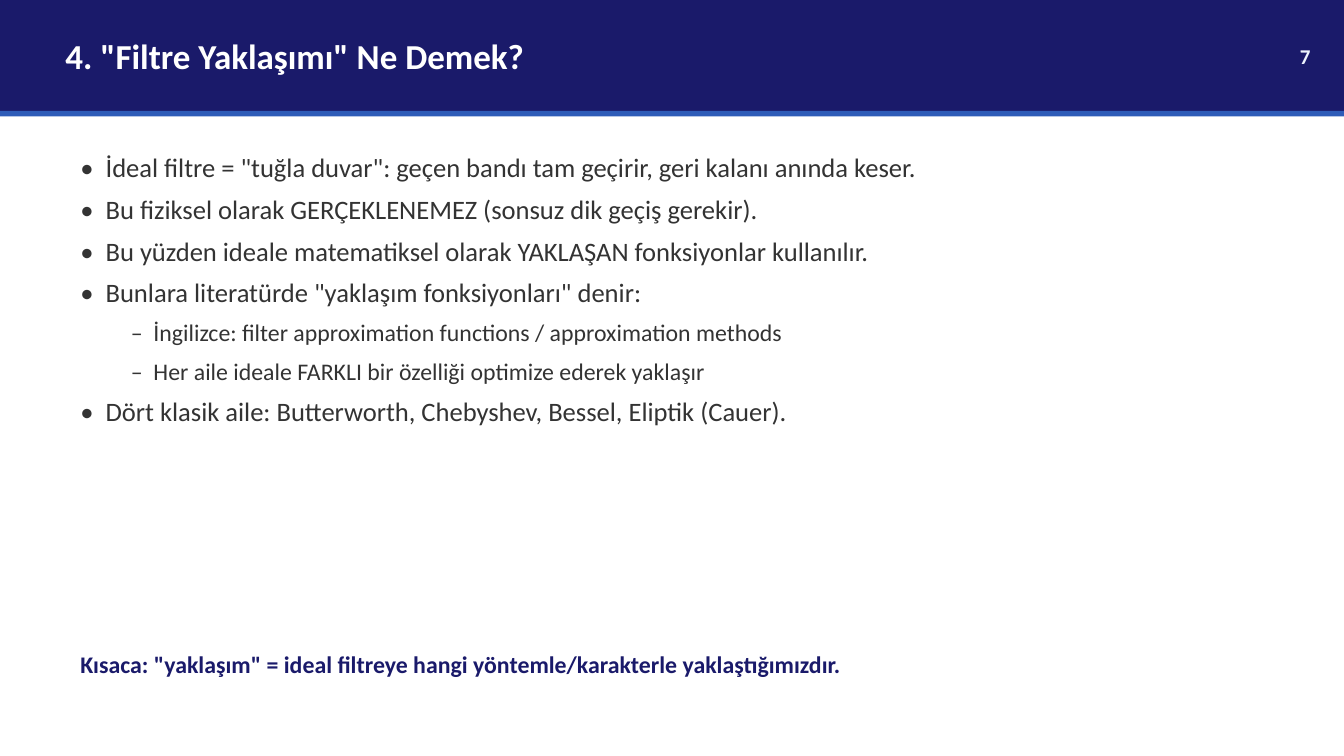
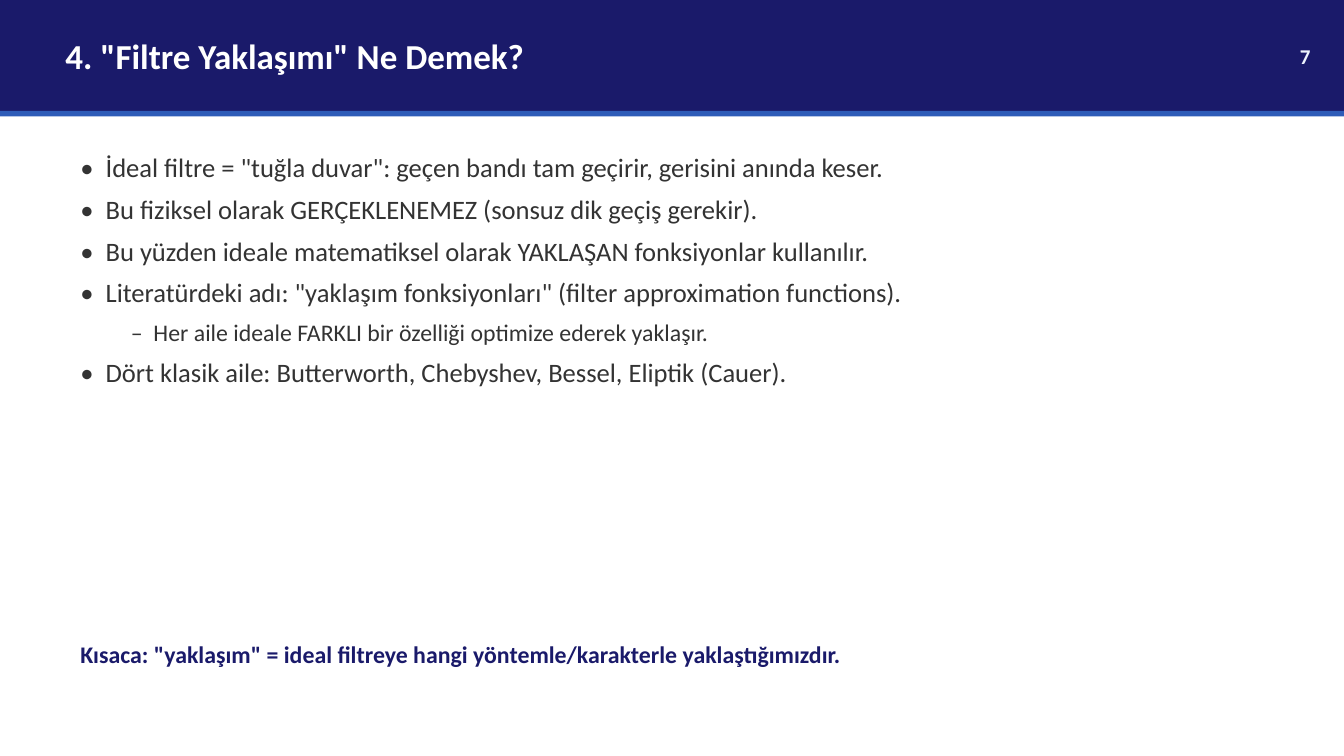
Before and after one commit to selinacr/selin, a slide deck: slide 7 of analog-filtre-tez/EEM537_Sunum_SelinACAR.pptx. Drawn at 1344x756 pixels with LibreOffice and Linux fonts; fonts in the diff are those of the drawing. Boxes give left, top, right and bottom in pixels: in the first picture for what was removed or moved away, otherwise in the second. Text is boxed around its words. In the diff, an @@ line names an element or a change of style, - is before the commit and + after.

```diff
--- a/analog-filtre-tez/EEM537_Sunum_SelinACAR.pptx
+++ b/analog-filtre-tez/EEM537_Sunum_SelinACAR.pptx
@@ text at [106, 155, 883, 182]: text changed @@
-• İdeal filtre = "tuğla duvar": geçen bandı tam geçirir, geri kalanı anında keser.
+• İdeal filtre = "tuğla duvar": geçen bandı tam geçirir, gerisini anında keser.
@@ text at [106, 282, 901, 345]: text changed; size 17 to 19 pt @@
-• Bunlara literatürde "yaklaşım fonksiyonları" denir:
-  – İngilizce: filter approximation functions / approximation methods
-  – Her aile ideale FARKLI bir özelliği optimize ederek yaklaşır
+• Literatürdeki adı: "yaklaşım fonksiyonları" (filter approximation functions).
+  – Her aile ideale FARKLI bir özelliği optimize ederek yaklaşır.
@@ text "Kısaca: "yaklaşım" = ideal filtreye ...": place and size @@
-text "Kısaca: "yaklaşım" = ideal filtreye ..." at [80, 656, 841, 677]
+text "Kısaca: "yaklaşım" = ideal filtreye ..." at [80, 646, 841, 667]
```
Also in this commit, not shown: 16 other slides changed, 2 slides added, 1 slide removed.
